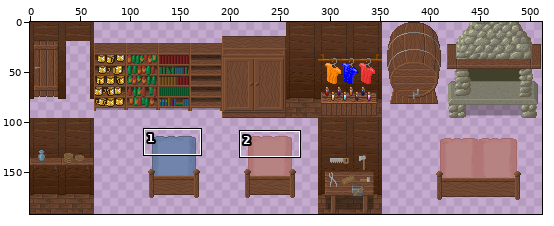
Sprite sheet, stored at graphics/tiles/woodland_indoor_x3.png. Above: a wide view before the commit, with the close-up outlined.
Close-up. Before the commit:
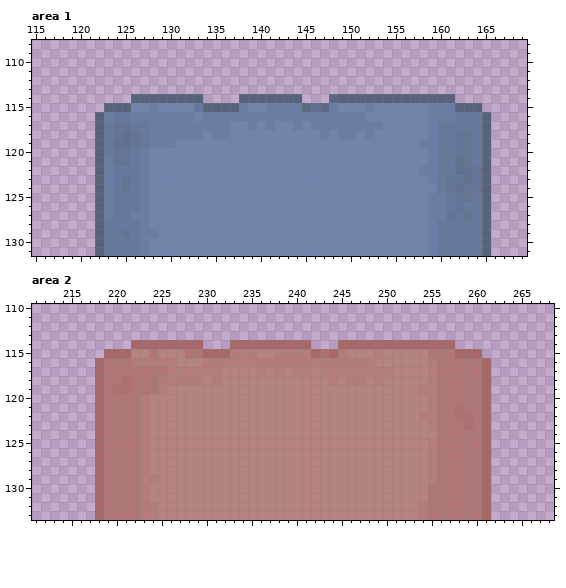
The file is 512x192 pixels. Pixels under 10% opacity are left out. Colours within 5 levels of each other are drawn and written as one. Shown: area 1: x 115..169, y 108..131; area 2: x 211..268, y 110..133.
The result:
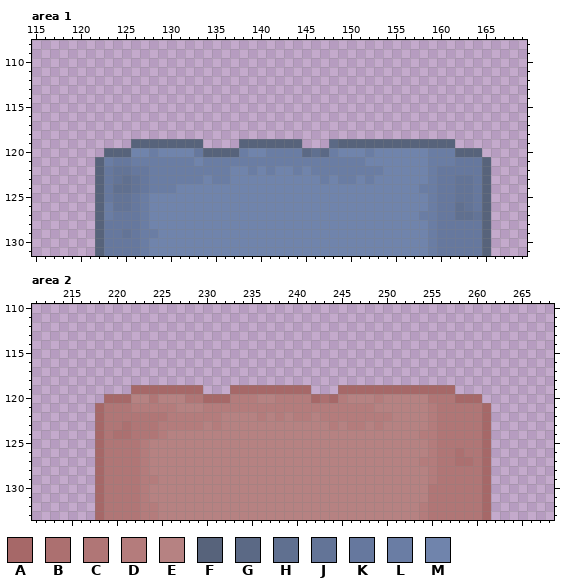
Palette (. is transparent): A #a66868  B #ac7070  C #b07676  D #b47c7c  E #b68282  F #57637b  G #5b6985  H #607090  J #637497  K #66789e  L #6a7da4  M #7084ac
Diff:
Changed rows in their new state; - is an unchanged pixel.
Area 1:
first column x 122:
114 ----........----.......---..............----
115 -..........................................-
116 ............................................
117 ............................................
118 ............................................
119 ....FFFFFFFF....FFFFFFF...GFFFFFFFFFFFFF....
120 .FFFMML----KFFFFL--LLLLGHGL---L-------LLFFF.
121 --KKL-LLLLL-LLLLLLLLLLLLLLLLLL--------LLKK--
122 -KJJ-KLLLLLLLLL--L-L--L-LLLLLLLL----M---KKK-
123 -KJHJKLLLLLL-LL----------L-LL-L--------K-JK-
124 -KHHJKLLL---------------------------LL-KJ-K-
125 -KJJ----------------------------------K-----
126 --JJ----------------------------------K-HJ--
127 ----K-------------------------------L-KKHHJ-
Area 2:
first column x 218:
114 ----........---.........---.............----
115 -..........................................-
116 ............................................
117 ............................................
118 ............................................
119 ....AAAAAAAA...AAAAAAAAA...AAAAAAAAAAAAA....
120 .AAAEEC---CCAAADDD--DDDDABAD---D-----C--AAA.
121 ----D-DDD---DDDDDDDDDDDDDDDDDDD---------C---
122 -----CCCDDDDDD----D-D-DD-DDDDDDDD---E---CC--
123 ---B-CCDDDDD-D------------D-DD-D---------C--
124 --BB-CCD----------------------------DD------
126 ----------------------------------------B---
127 ------------------------------------D---BB--
Pixel boxes of the changes (left, top, right, bottom) in both close-ups:
changed: (95, 94, 491, 220)
changed: (95, 340, 491, 466)
